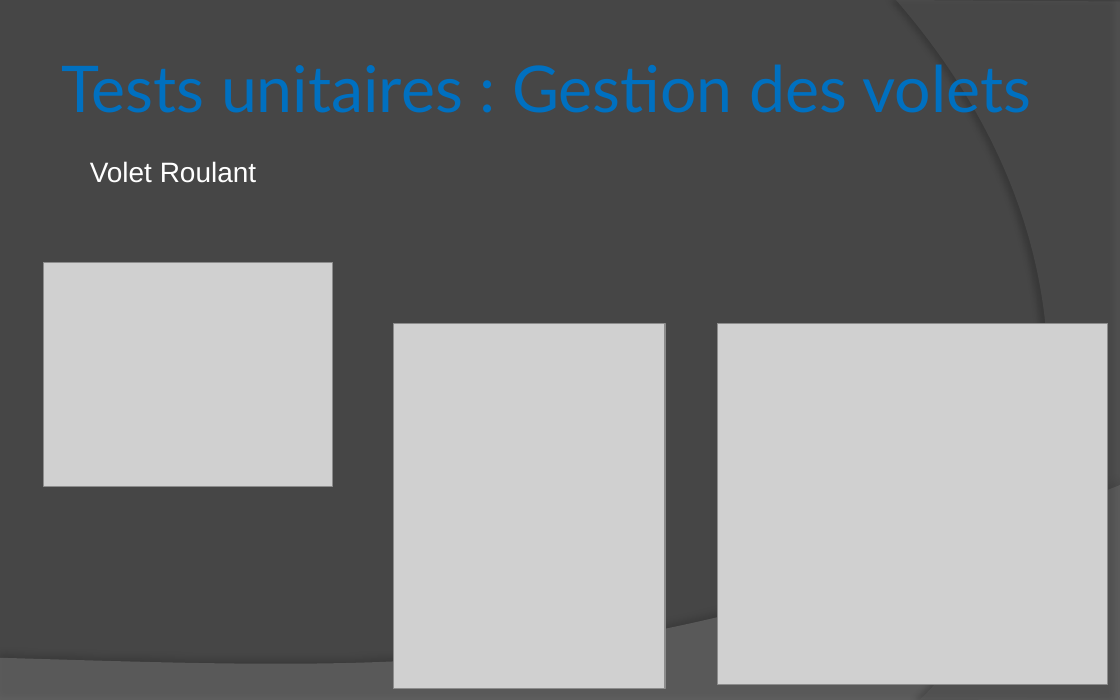
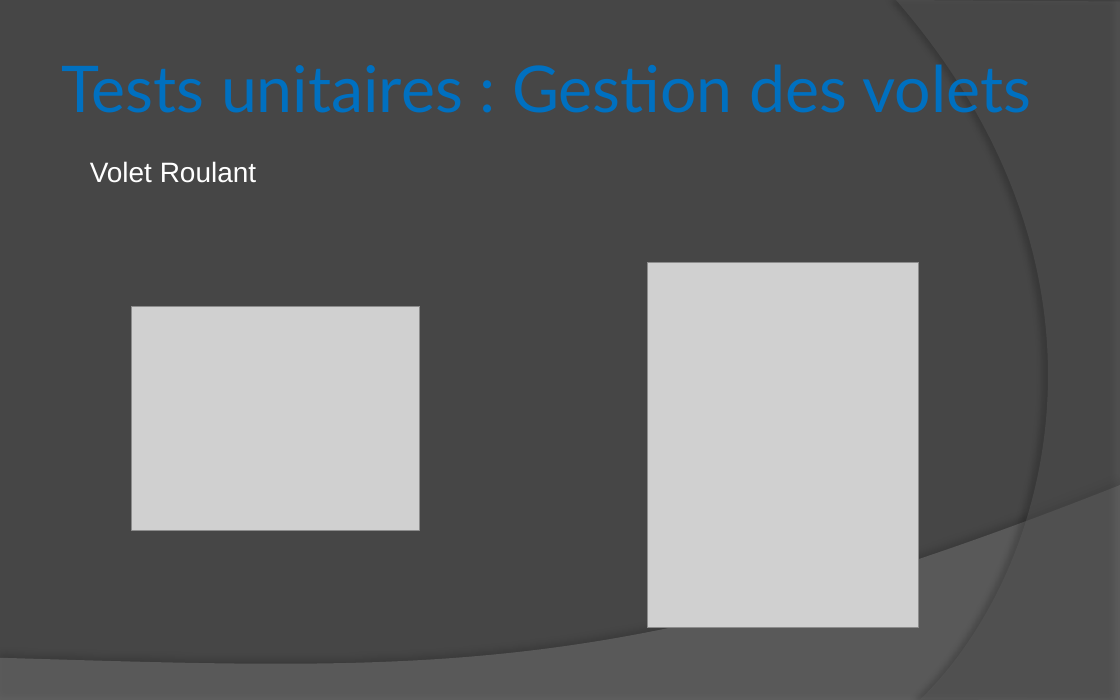
Before and after one commit to DrBalf/domotique_bts_sn_ec_projet, a slide deck: slide 18 of Rapport/Benjamin/RevueDeProjet.pptx. Drawn at 1120x700 pixels with LibreOffice and Linux fonts; fonts in the diff are those of the drawing; grey boxes stand for pictures. Boxes give left, top, right and bottom in pixels: in the first picture for what was removed or moved away, otherwise in the second. Text is boxed around its words. In the diff, an @@ line names an element or a change of style, - is before the commit and + after.

```diff
--- a/Rapport/Benjamin/RevueDeProjet.pptx
+++ b/Rapport/Benjamin/RevueDeProjet.pptx
@@ picture: place and size @@
-picture at bbox=[394, 324, 665, 689]
+picture at bbox=[647, 262, 918, 627]
@@ picture: place and size @@
-picture at bbox=[44, 262, 333, 486]
+picture at bbox=[131, 306, 420, 530]
@@ picture removed at bbox=[718, 324, 1108, 684] @@
```
Also in this commit, not shown: 11 other slides changed, 5 other files.
